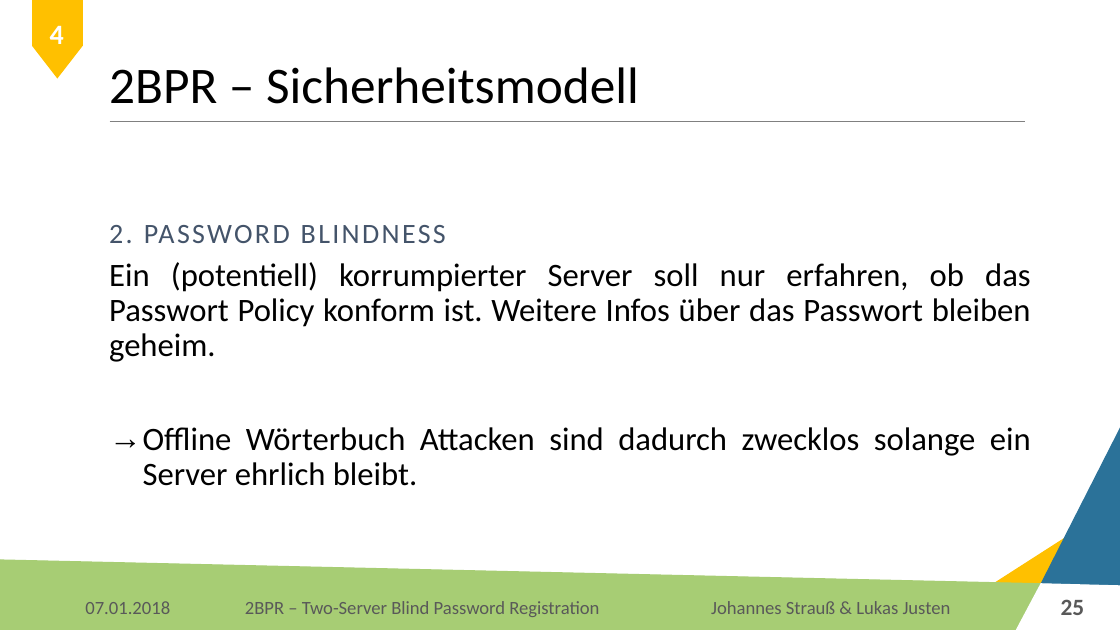
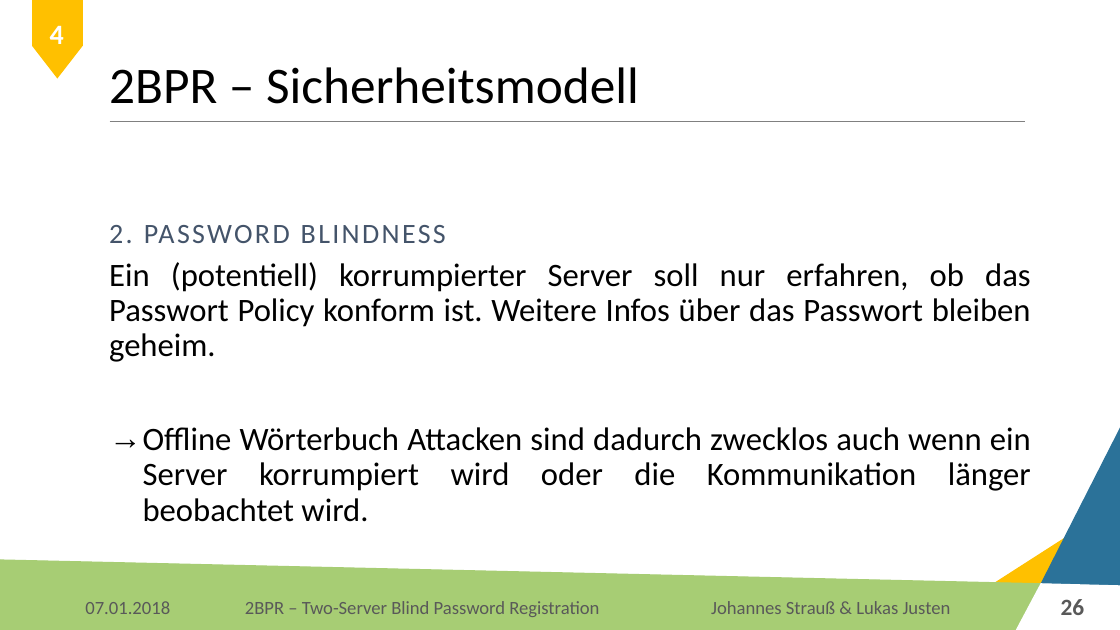
Before and after one commit to Lukas-Justen/IT-Security-2BPR, a slide deck: slide 26 of 2BPR.pptx (slide 25 before the commit). Drawn at 1120x630 pixels with LibreOffice and Linux fonts; fonts in the diff are those of the drawing; background and template pictures are left out. Boxes give left, top, right and bottom in pixels: in the first picture for what was removed or moved away, otherwise in the second. Text is boxed around its words. In the diff, an @@ line names an element or a change of style, - is before the commit and + after.

```diff
--- a/2BPR.pptx
+++ b/2BPR.pptx
@@ text at (143, 427, 1031, 522): text changed @@
-→ Offline Wörterbuch Attacken sind dadurch zwecklos solange ein Server ehrlich bleibt.
+→ Offline Wörterbuch Attacken sind dadurch zwecklos auch wenn ein Server korrumpiert wird oder die Kommunikation länger beobachtet wird.
@@ page number at (1061, 599, 1085, 615): text changed @@
-25
+26
```
Also in this commit, not shown: 10 other slides changed, 3 slides added, 1 slide removed, 1 other file.
